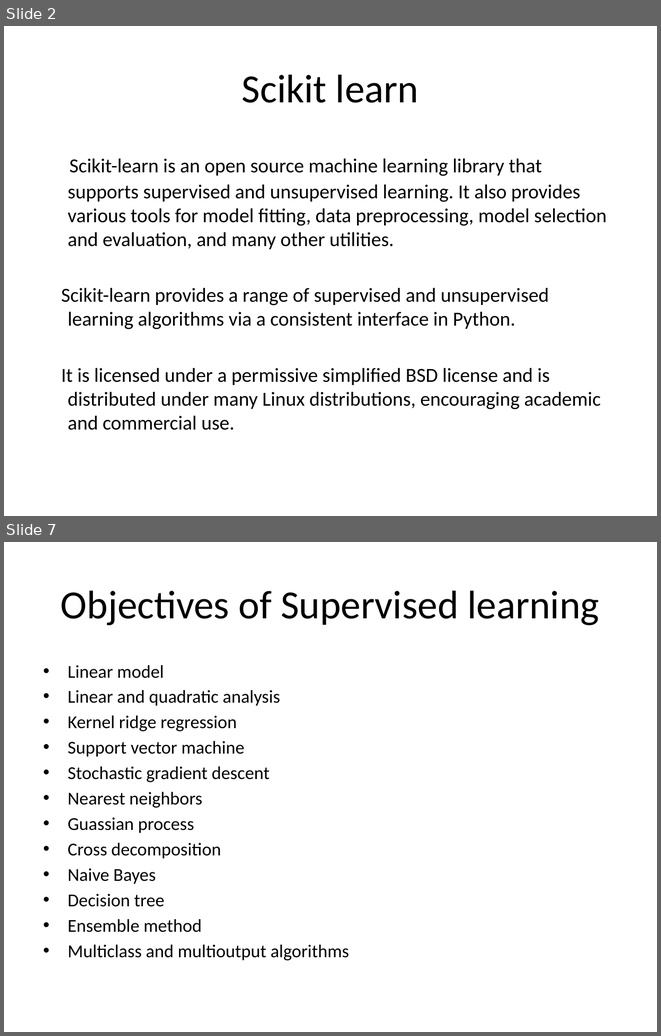
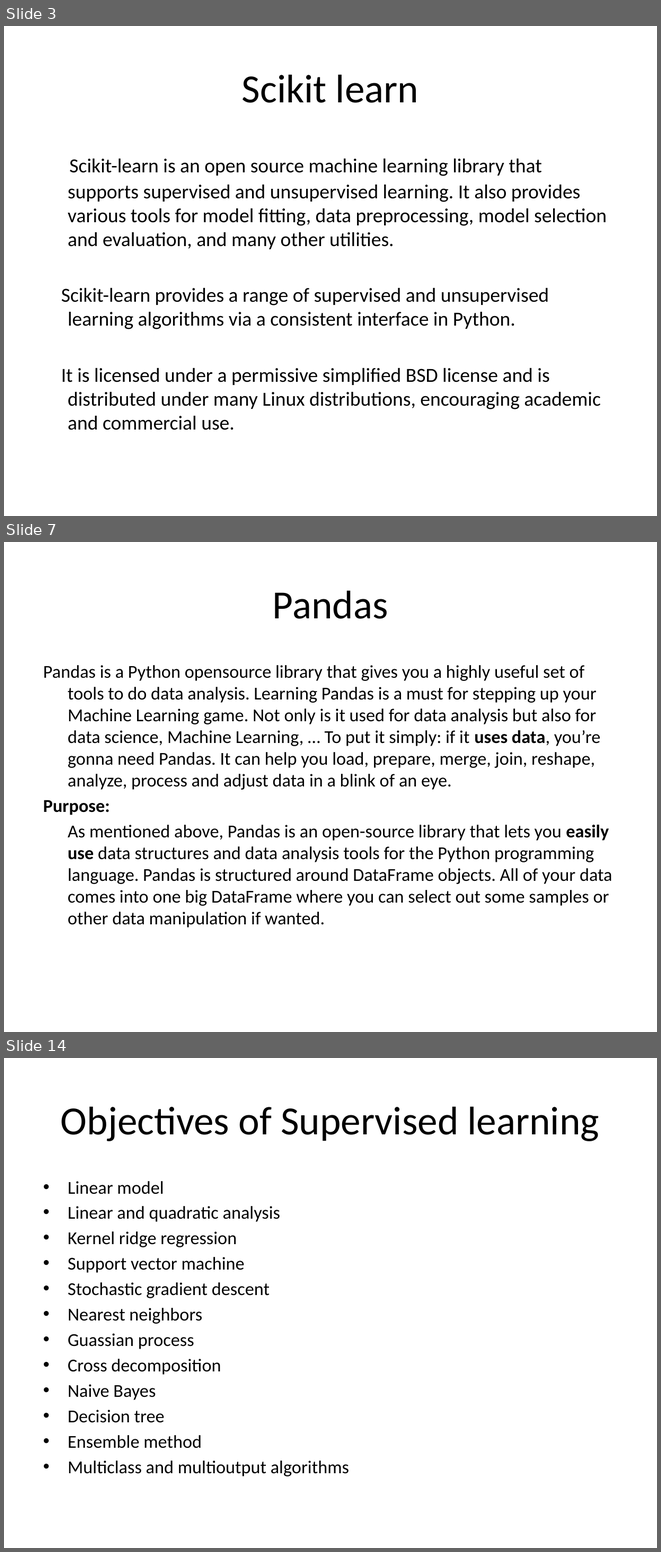
Before and after one commit to Shehroz951/python_exam, a slide deck: SKLearn.pptx. Shown one above the other, each under a label of ours: slides 2 and 7 before the commit, slides 3, 7 and 14 after it; the slides between them are not shown. The pictures are 661x1036 and 661x1552 pixels, drawn with LibreOffice and Linux fonts; fonts in the diff are those of the drawing. Boxes give left, top, right and bottom in pixels: in the first picture for what was removed or moved away, otherwise in the second. Text is boxed around its words. In the diff, an @@ line names an element or a change of style, - is before the commit and + after.

```diff
--- a/SKLearn.pptx
+++ b/SKLearn.pptx
@@ slide 7 added at <box>4,542,657,1032</box>, background #FFFFFF @@
@@ title added at <box>273,590,388,619</box>, 44 pt, text #000000 @@
+Pandas
@@ text added at <box>43,665,612,927</box>, 20 pt, text #000000 @@
+Pandas is a Python opensource library that gives you a highly useful set of tools to do data analysis. Learning Pandas is a must for stepping up your Machine Learning game. Not only is it used for data analysis but also for data science, Machine Learning, … To put it simply: if it uses data, you’re gonna need Pandas. It can help you load, prepare, merge, join, reshape, analyze, process and adjust data in a blink of an eye.
+Purpose:
+As mentioned above, Pandas is an open-source library that lets you easily use data structures and data analysis tools for the Python programming language. Pandas is structured around DataFrame objects. All of your data comes into one big DataFrame where you can select out some samples or other data manipulation if wanted.
@@ what was slide 2 is now slide 3 @@
@@ what was slide 7 is now slide 14 @@
```
Also in this commit, not shown: 5 slides changed, 6 other slides added, 4 other files.
